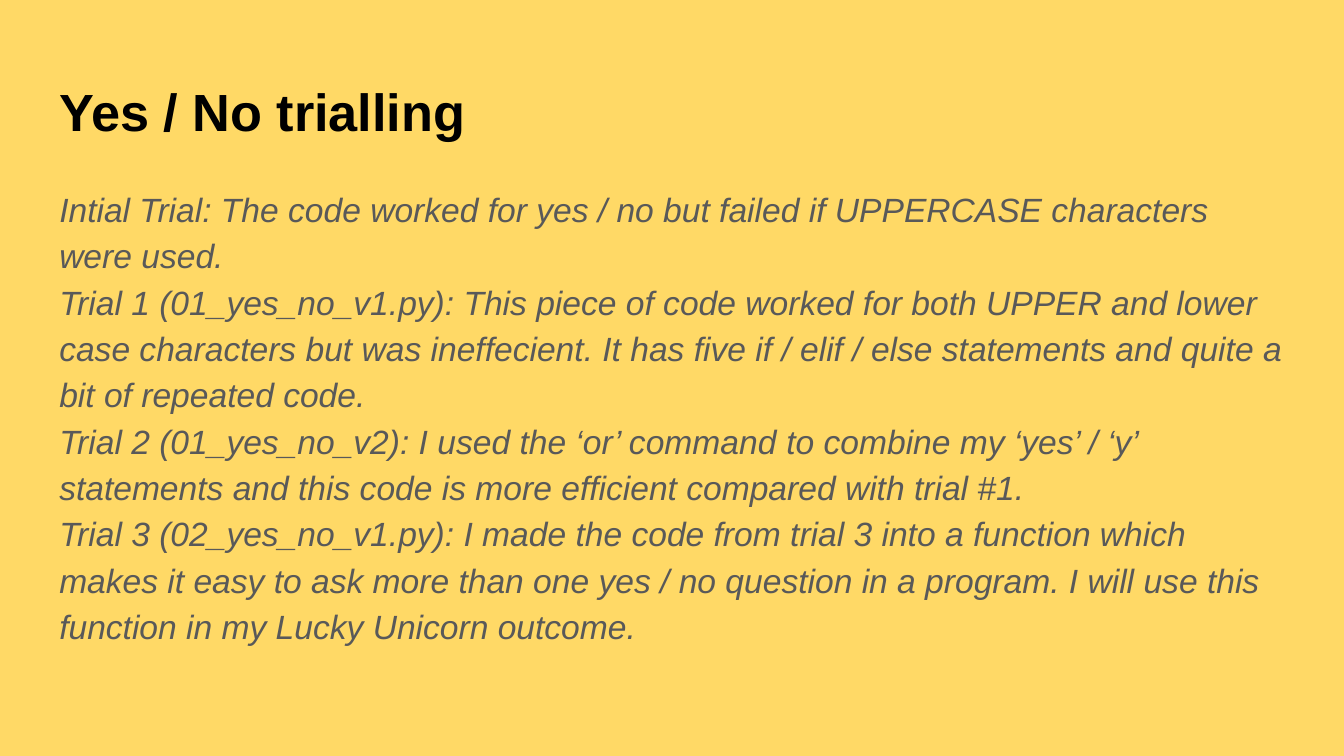
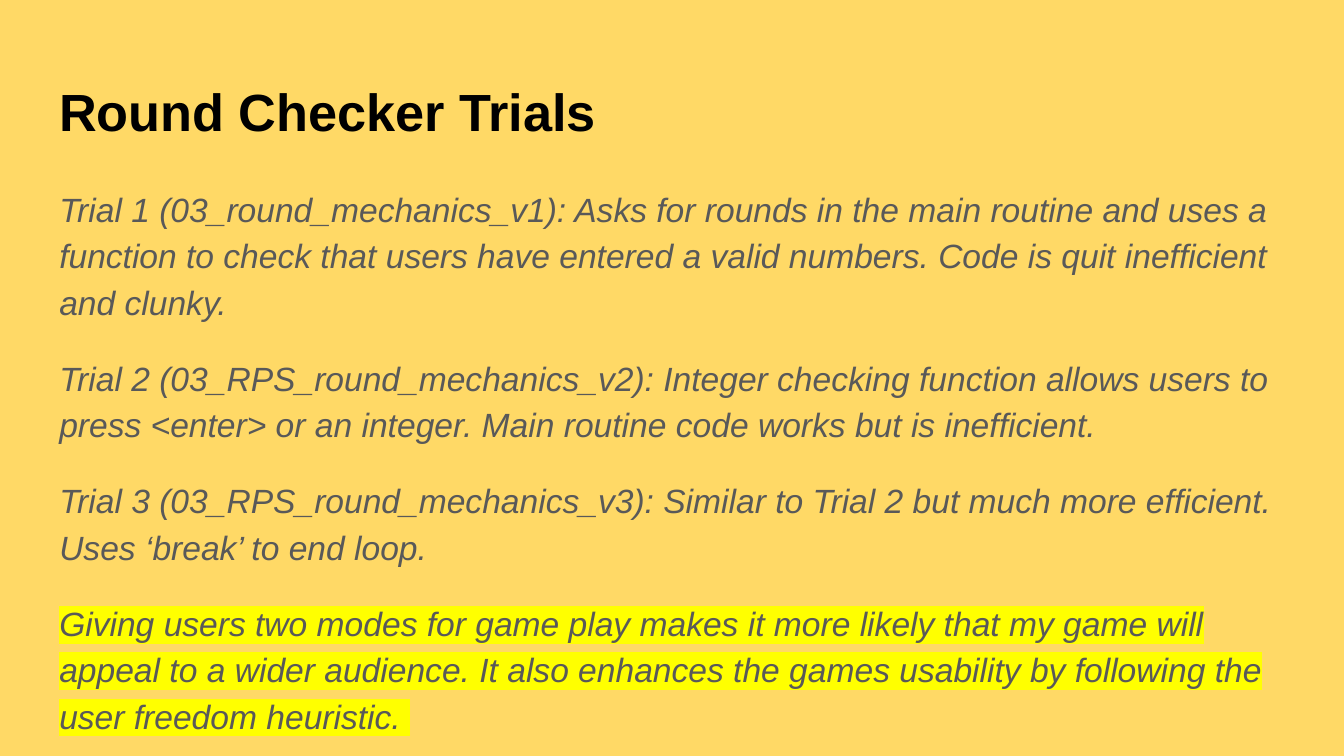
Before and after one commit to aspectnz/PEX, a slide deck: slide 9 of main/games/rock_paper_scissors/Rock Paper Scissors Documentation.pptx (slide 11 before the commit). Drawn at 1344x756 pixels with LibreOffice and Linux fonts; fonts in the diff are those of the drawing. Boxes give left, top, right and bottom in pixels: in the first picture for what was removed or moved away, otherwise in the second. Text is boxed around its words. In the diff, an @@ line names an element or a change of style, - is before the commit and + after.

```diff
--- a/main/games/rock_paper_scissors/Rock Paper Scissors Documentation.pptx
+++ b/main/games/rock_paper_scissors/Rock Paper Scissors Documentation.pptx
@@ title at [59, 93, 595, 132]: text changed @@
-Yes / No trialling
+Round Checker Trials
@@ text at [59, 197, 1271, 688]: text changed @@
-Intial Trial: The code worked for yes / no but failed if UPPERCASE characters were used.
-Trial 1 (01_yes_no_v1.py): This piece of code worked for both UPPER and lower case characters but was ineffecient. It has five if / elif / else statements and quite a bit of repeated code.
-Trial 2 (01_yes_no_v2): I used the ‘or’ command to combine my ‘yes’ / ‘y’ statements and this code is more efficient compared with trial #1.
-Trial 3 (02_yes_no_v1.py): I made the code from trial 3 into a function which makes it easy to ask more than one yes / no question in a program. I will use this function in my Lucky Unicorn outcome.
+Trial 1 (03_round_mechanics_v1): Asks for rounds in the main routine and uses a function to check that users have entered a valid numbers. Code is quit inefficient and clunky.
+Trial 2 (03_RPS_round_mechanics_v2): Integer checking function allows users to press <enter> or an integer. Main routine code works but is inefficient.
+Trial 3 (03_RPS_round_mechanics_v3): Similar to Trial 2 but much more efficient. Uses ‘break’ to end loop.
+Giving users two modes for game play makes it more likely that my game will appeal to a wider audience. It also enhances the games usability by following the user freedom heuristic.
```
Also in this commit, not shown: 1 slide added, 3 slides removed, 4 other files.
